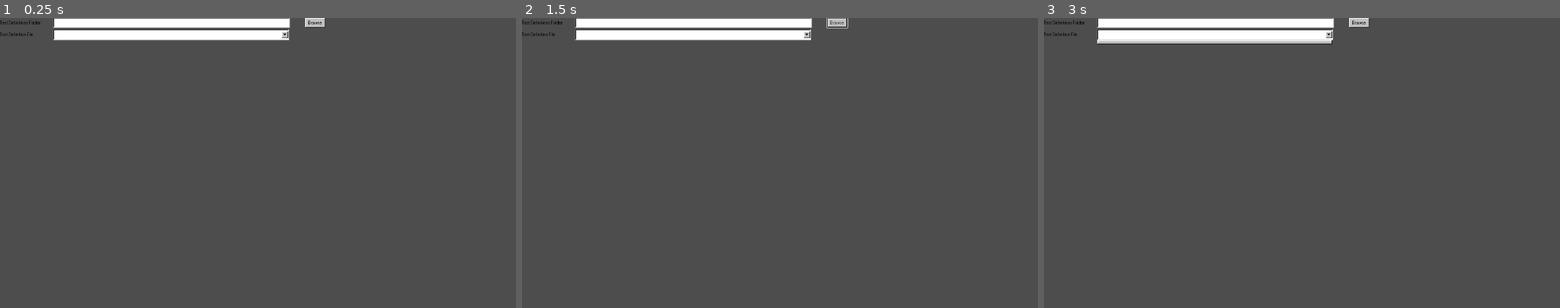
Above: before the commit, frames 1-3 (left to right).
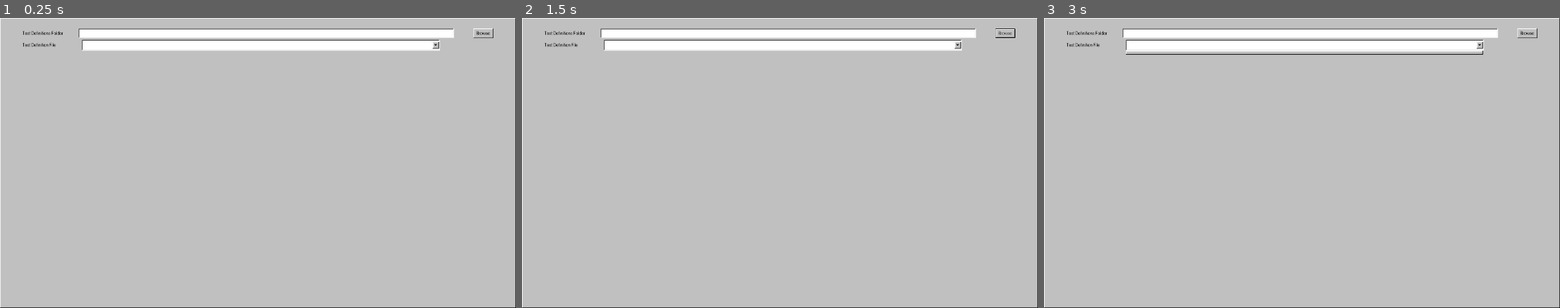
Above: after the commit, the same moments.

Repository: abaker-skudlarek/Tdfe
Game: Godot game, scene res://Scenes/Main/main.tscn
The game is run twice, just before and just after one commit, with the same random seed, the same clock (stepped at 60 frames per second) and the same inputs. Before the commit the project starts from res://Scenes/FileSelector/file_selector.tscn.
Inputs (mouse positions are in pixels of both pictures, inside the frame that each line leads up to; where the layout moved, square brackets give the same spot in the first picture):
- Up to frame 1 (0.25 s): no input
- Up to frame 2 (1.5 s): click "Browse" at 0.5 s; click "Browse" at 1.25 s
- Up to frame 3 (3 s): click "Browse" at 2 s; click (1302, 44) [1214, 35] at 2.75 s

The runs differ from the first frame. In frame 1, 99% of the frame differs, in the area x 0-100%, y 0-100%; in frame 2, 99%; in frame 3, 99%.

Commit message:
working on buttons

Diff:
--- /dev/null
+++ b/Scenes/AddTestCase/add_test_case.tscn
@@ -0,0 +1,30 @@
+[gd_scene load_steps=2 format=3 uid="uid://pieddm2aq6o8"]
+
+[ext_resource type="ButtonGroup" uid="uid://djxrfgsoyyfji" path="res://Scenes/AddTestCase/radio_button_group.tres" id="1_fa7s6"]
+
+[node name="AddTestCase" type="VBoxContainer"]
+offset_right = 40.0
+offset_bottom = 40.0
+
+[node name="HBoxContainer" type="HBoxContainer" parent="."]
+layout_mode = 2
+
+[node name="Label" type="Label" parent="HBoxContainer"]
+layout_mode = 2
+text = "Test Type:"
+
+[node name="Button" type="CheckBox" parent="HBoxContainer"]
+layout_mode = 2
+button_group = ExtResource("1_fa7s6")
+
+[node name="Label2" type="Label" parent="HBoxContainer"]
+layout_mode = 2
+text = "Manual"
+
+[node name="Button2" type="CheckBox" parent="HBoxContainer"]
+layout_mode = 2
+button_group = ExtResource("1_fa7s6")
+
+[node name="Label3" type="Label" parent="HBoxContainer"]
+layout_mode = 2
+text = "Automated"
--- /dev/null
+++ b/Scenes/AddTestCase/radio_button_group.tres
@@ -0,0 +1,3 @@
+[gd_resource type="ButtonGroup" format=3 uid="uid://djxrfgsoyyfji"]
+
+[resource]
--- a/Scenes/FileSelector/file_selector.gd
+++ b/Scenes/FileSelector/file_selector.gd
@@ -1,5 +1,6 @@
 extends VBoxContainer
 
+signal file_chosen(file_path: String)
 @onready var option_button: OptionButton = $FileBrowser/OptionButton
 
 
@@ -28,5 +29,11 @@
 	var files: Array = get_files_in_dir(dir)
 	if option_button.has_selectable_items():
 		option_button.clear()
+	option_button.add_item("")
 	for file: String in files:
 		option_button.add_item(file)
+
+
+func _on_option_button_item_selected(index:int) -> void:
+	var file_path: String = $FolderBrowser/LineEdit.text + "/" + option_button.get_item_text(index)
+	file_chosen.emit(file_path)
--- a/Scenes/FileSelector/file_selector.tscn
+++ b/Scenes/FileSelector/file_selector.tscn
@@ -66,3 +66,4 @@
 
 [connection signal="dir_selected" from="FolderBrowserWindow" to="." method="_on_folder_browser_window_dir_selected"]
 [connection signal="pressed" from="FolderBrowser/BrowseButton" to="." method="_on_browse_button_pressed"]
+[connection signal="item_selected" from="FileBrowser/OptionButton" to="." method="_on_option_button_item_selected"]
--- /dev/null
+++ b/Scenes/Main/main.tscn
@@ -0,0 +1,23 @@
+[gd_scene load_steps=2 format=3 uid="uid://cijj1exmag1a2"]
+
+[ext_resource type="PackedScene" uid="uid://chvi6kdnyjmr7" path="res://Scenes/FileSelector/file_selector.tscn" id="1_8wcem"]
+
+[node name="Main" type="PanelContainer"]
+anchors_preset = 15
+anchor_right = 1.0
+anchor_bottom = 1.0
+grow_horizontal = 2
+grow_vertical = 2
+
+[node name="MarginContainer" type="MarginContainer" parent="."]
+layout_mode = 2
+theme_override_constants/margin_left = 50
+theme_override_constants/margin_top = 20
+theme_override_constants/margin_right = 50
+theme_override_constants/margin_bottom = 20
+
+[node name="VBoxContainer" type="VBoxContainer" parent="MarginContainer"]
+layout_mode = 2
+
+[node name="FileSelector" parent="MarginContainer/VBoxContainer" instance=ExtResource("1_8wcem")]
+layout_mode = 2
--- a/project.godot
+++ b/project.godot
@@ -11,7 +11,7 @@
 [application]
 
 config/name="TDFE"
-run/main_scene="res://Scenes/FileSelector/file_selector.tscn"
+run/main_scene="res://Scenes/Main/main.tscn"
 config/features=PackedStringArray("4.3", "GL Compatibility")
 
 [debug]
